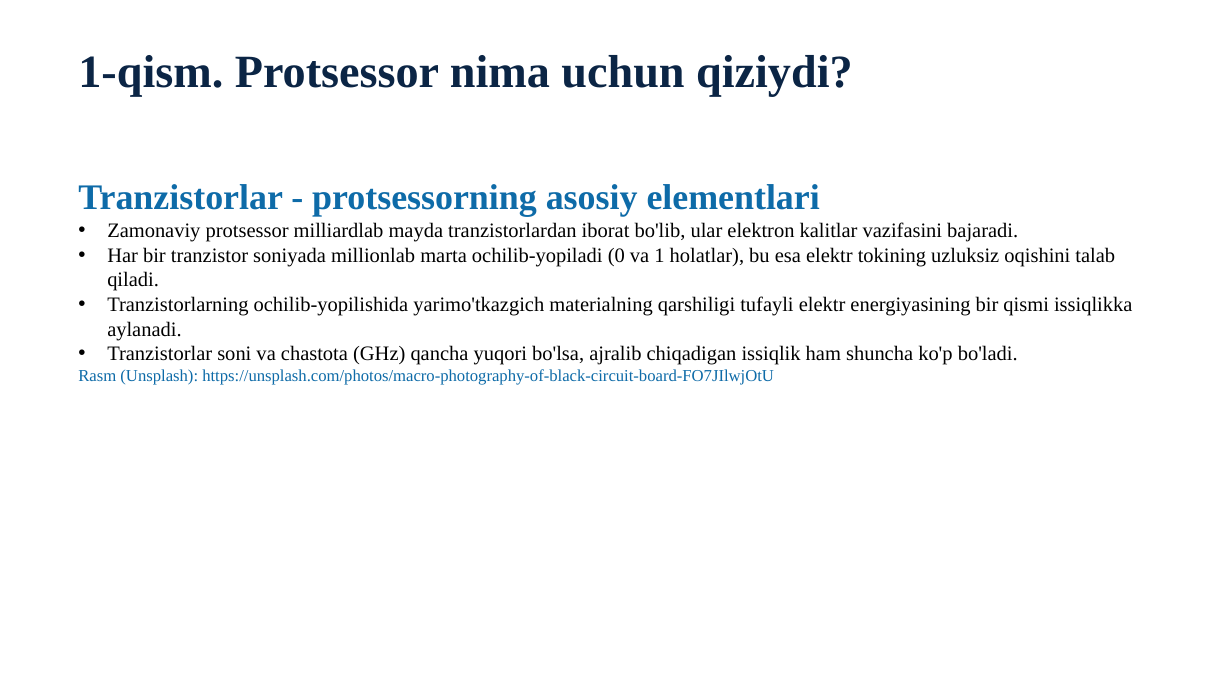
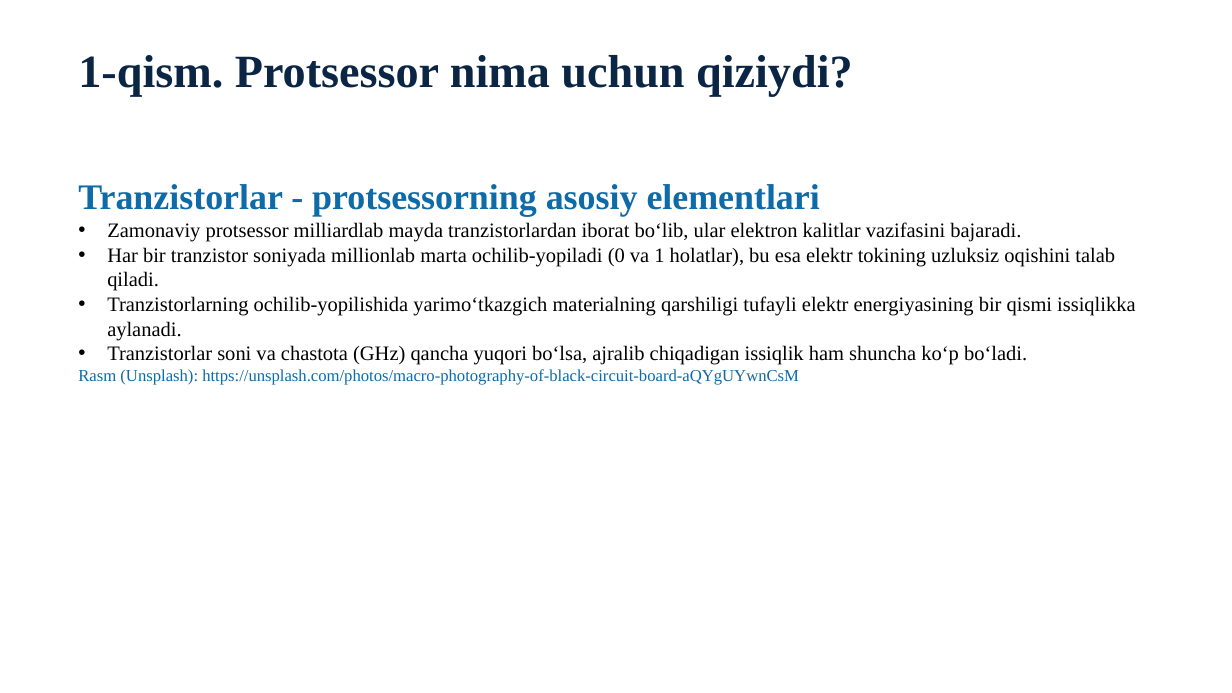
Before and after one commit to dasturland/KK123, a slide deck: slide 3 of Kompyuterlar_qizishi_va_sovishi.pptx. Drawn at 1232x693 pixels with LibreOffice and Linux fonts; fonts in the diff are those of the drawing. Boxes give left, top, right and bottom in pixels: in the first picture for what was removed or moved away, otherwise in the second. Text is boxed around its words. In the diff, an @@ line names an element or a change of style, - is before the commit and + after.

Commit message:
fix: unique Unsplash photo IDs and consistent Uzbek okina/tutuq orthography
- give slides 3 and 10 distinct Unsplash photo IDs so no ID is reused
- normalize in-word apostrophes in slide text and README: use okina U+02BB
  for oʻ/gʻ and tutuq belgisi U+02BC for glottal stops (taʼsiri, Eʼtibor...)
- verify_presentation.py now also asserts all 10 Unsplash photo IDs are distinct

```diff
--- a/Kompyuterlar_qizishi_va_sovishi.pptx
+++ b/Kompyuterlar_qizishi_va_sovishi.pptx
@@ text at box(107, 222, 1021, 242): text changed @@
-• Zamonaviy protsessor milliardlab mayda tranzistorlardan iborat bo'lib, ular elektron kalitlar vazifasini bajaradi.
+• Zamonaviy protsessor milliardlab mayda tranzistorlardan iborat boʻlib, ular elektron kalitlar vazifasini bajaradi.
@@ text at box(78, 296, 1135, 385): text changed @@
-• Tranzistorlarning ochilib-yopilishida yarimo'tkazgich materialning qarshiligi tufayli elektr energiyasining bir qismi issiqlikka aylanadi.
-• Tranzistorlar soni va chastota (GHz) qancha yuqori bo'lsa, ajralib chiqadigan issiqlik ham shuncha ko'p bo'ladi.
-Rasm (Unsplash): https://unsplash.com/photos/macro-photography-of-black-circuit-board-FO7JIlwjOtU
+• Tranzistorlarning ochilib-yopilishida yarimoʻtkazgich materialning qarshiligi tufayli elektr energiyasining bir qismi issiqlikka aylanadi.
+• Tranzistorlar soni va chastota (GHz) qancha yuqori boʻlsa, ajralib chiqadigan issiqlik ham shuncha koʻp boʻladi.
+Rasm (Unsplash): https://unsplash.com/photos/macro-photography-of-black-circuit-board-aQYgUYwnCsM
```
Also in this commit, not shown: 8 other slides changed, 3 other files.
